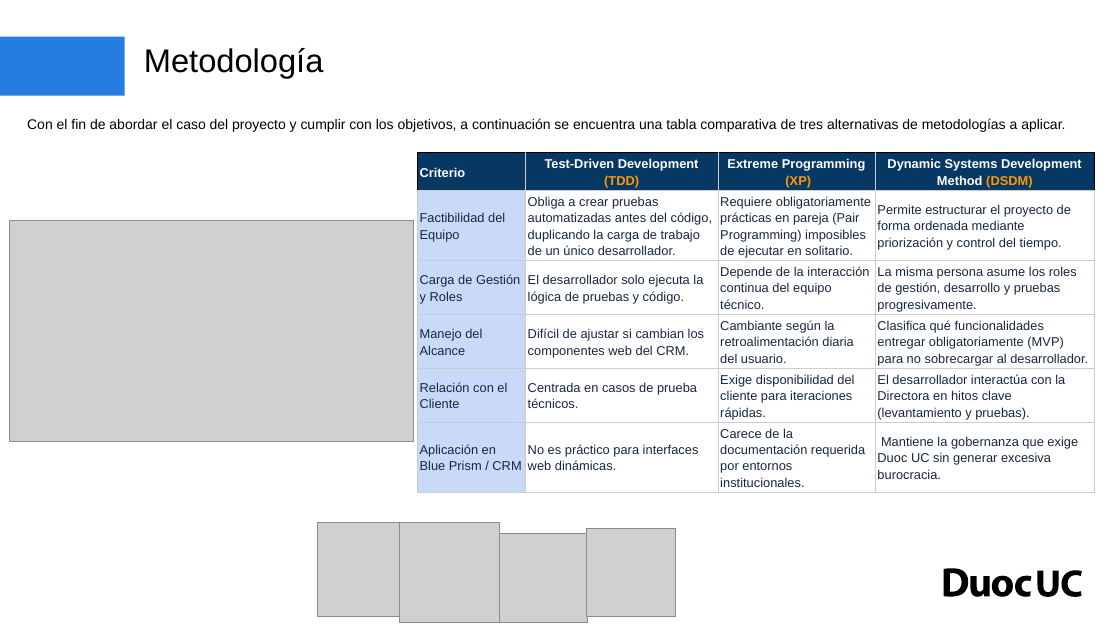
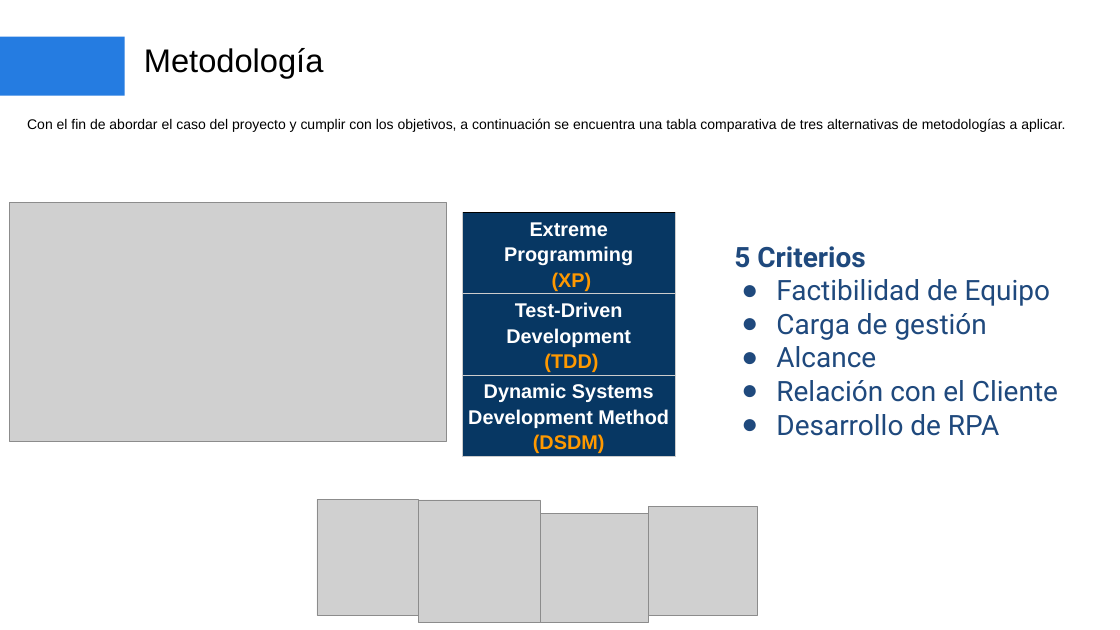
Before and after one commit to JoselynPinoDiaz/SB_Mallen_002D_RPA, a slide deck: slide 9 of Fase 1/Evidencias Grupales/Presentación Proyecto 01.pptx. Drawn at 1120x630 pixels with LibreOffice and Linux fonts; fonts in the diff are those of the drawing; grey boxes stand for pictures; background and template pictures are left out. Boxes give left, top, right and bottom in pixels: in the first picture for what was removed or moved away, otherwise in the second. Text is boxed around its words. In the diff, an @@ line names an element or a change of style, - is before the commit and + after.

```diff
--- a/Fase 1/Evidencias Grupales/Presentación Proyecto 01.pptx
+++ b/Fase 1/Evidencias Grupales/Presentación Proyecto 01.pptx
@@ table removed at [418,153,1095,491], 6 rows, 4 columns @@
-Criterio | Test-Driven Development (TDD) | Extreme Programming / (XP) | Dynamic Systems Development Method (DSDM)
-Factibilidad del Equipo | Obliga a crear pruebas automatizadas antes del código, duplicando la carga de trabajo de un único desarrollador. | Requiere obligatoriamente prácticas en pareja (Pair Programming) imposibles de ejecutar en solitario. | Permite estructurar el proyecto de forma ordenada mediante priorización y control del tiempo.
-Carga de Gestión y Roles | El desarrollador solo ejecuta la lógica de pruebas y código. | Depende de la interacción continua del equipo técnico. | La misma persona asume los roles de gestión, desarrollo y pruebas progresivamente.
-Manejo del Alcance | Difícil de ajustar si cambian los componentes web del CRM. | Cambiante según la retroalimentación diaria del usuario. | Clasifica qué funcionalidades entregar obligatoriamente (MVP) para no sobrecargar al desarrollador.
-Relación con el Cliente | Centrada en casos de prueba técnicos. | Exige disponibilidad del cliente para iteraciones rápidas. | El desarrollador interactúa con la Directora en hitos clave (levantamiento y pruebas).
-Aplicación en Blue Prism / CRM | No es práctico para interfaces web dinámicas. | Carece de la documentación requerida por entornos institucionales. | Mantiene la gobernanza que exige Duoc UC sin generar excesiva burocracia.
@@ picture: place and size @@
-picture at [10,220,413,442]
+picture at [10,202,446,443]
@@ table added at [462,213,676,488], 3 rows, 1 columns @@
+Extreme Programming / (XP)
+Test-Driven Development / (TDD)
+Dynamic Systems Development Method (DSDM)
@@ text added at [734,246,1058,436], 24 pt, text #1F497D @@
+5 Criterios
+● Factibilidad de Equipo
+● Carga de gestión
+● Alcance
+● Relación con el Cliente
+● Desarrollo de RPA
@@ picture: place and size @@
-picture at [317,523,400,618]
+picture at [317,499,418,615]
@@ picture: place and size @@
-picture at [400,523,499,622]
+picture at [418,500,540,622]
@@ picture: place and size @@
-picture at [587,528,676,617]
+picture at [649,507,757,615]
@@ picture: place and size @@
-picture at [499,534,587,622]
+picture at [540,513,649,622]
@@ freeform shape removed at [944,569,1032,597] @@
@@ freeform shape removed at [1038,571,1059,597] @@
@@ freeform shape removed at [1062,571,1082,597] @@
```
Also in this commit, not shown: 18 other slides changed.
